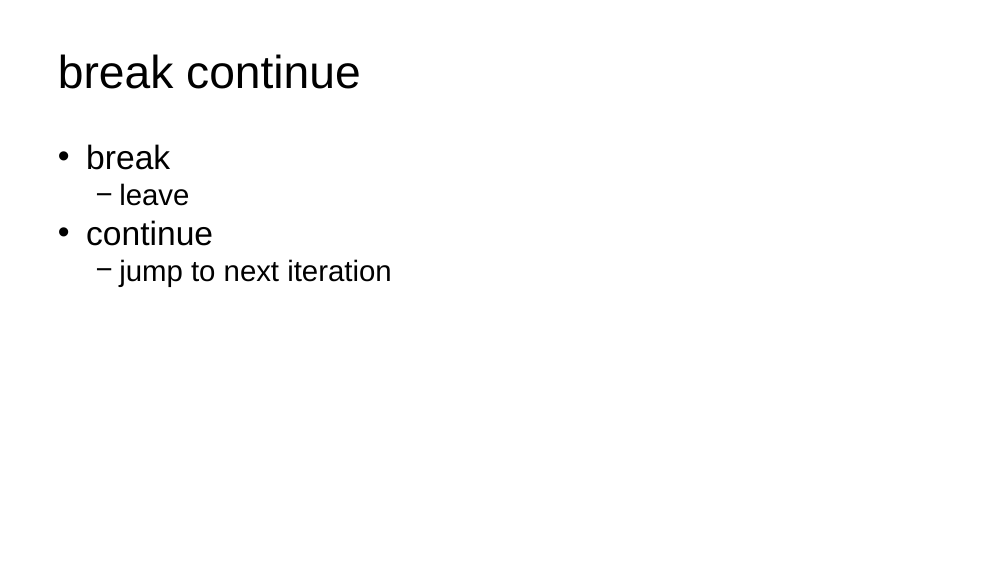
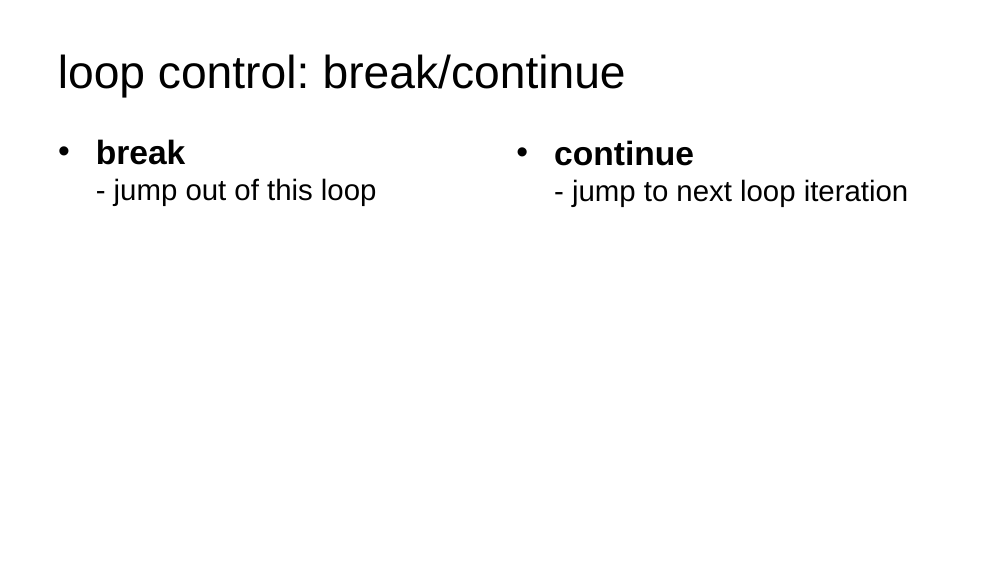
Before and after one commit to pswpswpsw/Mastering-Python-in-One-Hour, a slide deck: slide 16 of intro.pptx (slide 26 before the commit). Drawn at 1008x567 pixels with LibreOffice and Linux fonts; fonts in the diff are those of the drawing. Boxes give left, top, right and bottom in pixels: in the first picture for what was removed or moved away, otherwise in the second. Text is boxed around its words. In the diff, an @@ line names an element or a change of style, - is before the commit and + after.

```diff
--- a/intro.pptx
+++ b/intro.pptx
@@ text at bbox=[58, 54, 626, 98]: text changed @@
-break continue
+loop control: break/continue
@@ text at bbox=[86, 144, 189, 206]: paragraphs removed @@
-• break
-  − leave
@@ text added at bbox=[96, 139, 377, 206], 28 pt, text #000000 @@
+• break
+  - jump out of this loop
@@ text "continue": place and size @@
-text "continue" at bbox=[86, 144, 391, 287]
+text "continue" at bbox=[554, 140, 908, 207]
@@ text at bbox=[554, 140, 694, 166]: bold on in "continue"; indent changed @@
@@ text at bbox=[572, 179, 908, 207]: text changed @@
-  − jump to next iteration
+  - jump to next loop iteration
```
Also in this commit, not shown: 6 other slides changed, 19 slides added, 24 slides removed, 17 other files.
